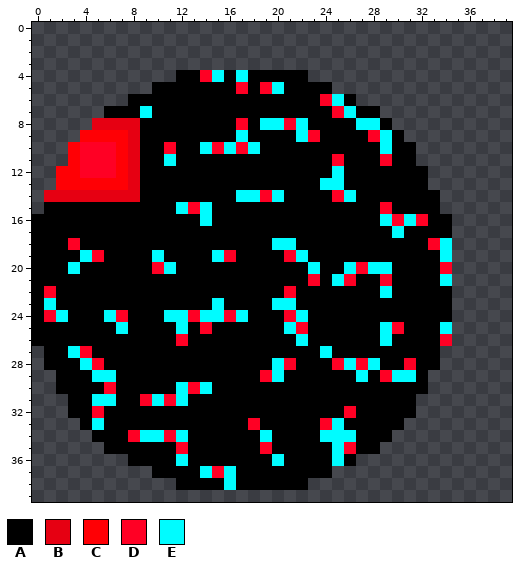
Pixel-art sprite: GameProject566/sprites/PS_left2.png. The picture above was drawn from the file before the commit.
The file is 40x40 pixels.
Palette (. is transparent): A #000000  B #e60012  C #ff0005  D #ff0024  E #00fcff
And afterwards:
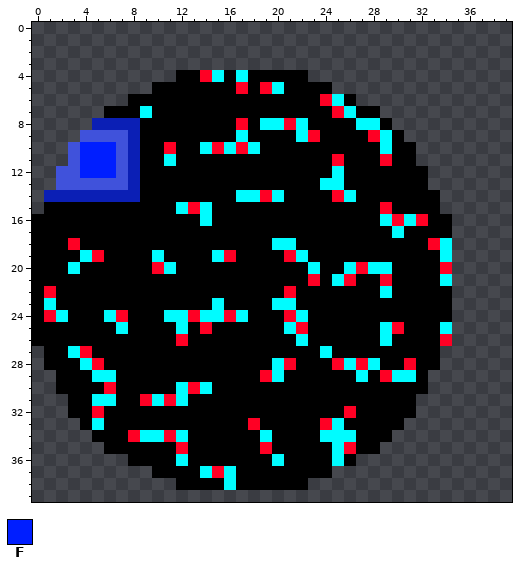
Colours new in this view: F #001eff
Change:
@@ palette @@
-B #e60012
+B #0b1fb5
-C #ff0005
+C #4052db
@@ x 2..8 @@
  9 ..CCCCB
-10 .CDDDCB
-11 .CDDDCB
-12 CCDDDCB
+10 .CFFFCB
+11 .CFFFCB
+12 CCFFFCB
 13 CCCCCCB
Changed places in both pictures, as pixel boxes (x1, y1, x2, y2):
changed: (44, 118, 140, 202)
